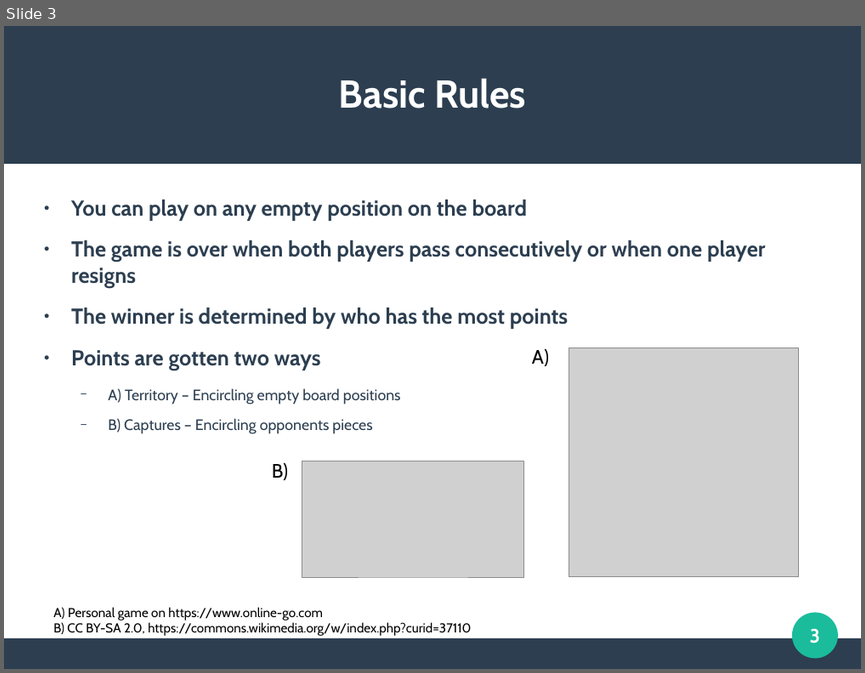
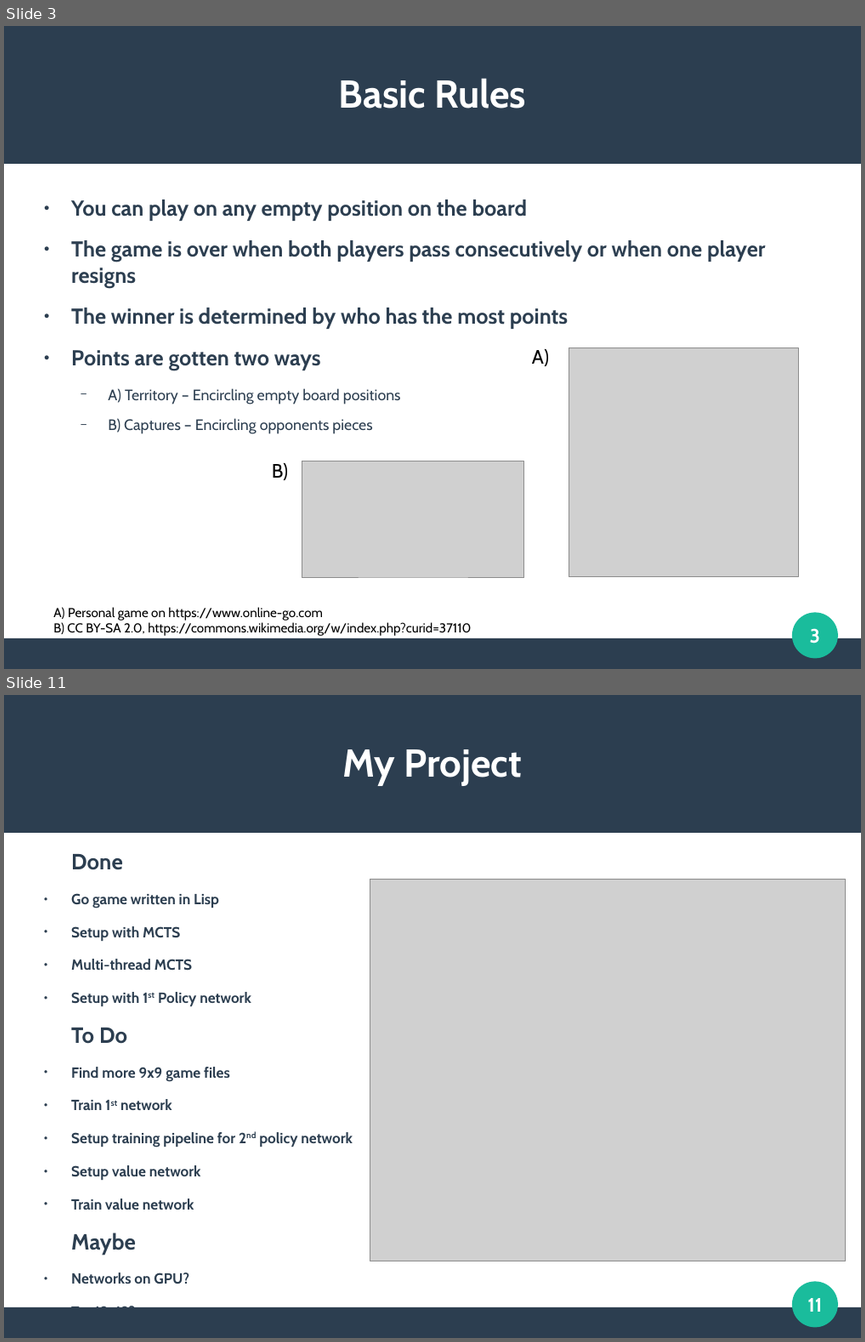
Before and after one commit to DSWallach/CommonLisp-Go, a slide deck: docs/WallachPresentation.odp. Shown one above the other, each under a label of ours: slide 3 before the commit, slides 3 and 11 after it; the slides between them are not shown. The pictures are 865x673 and 865x1342 pixels, drawn with LibreOffice and Linux fonts; fonts in the diff are those of the drawing; grey boxes stand for pictures. Boxes give left, top, right and bottom in pixels: in the first picture for what was removed or moved away, otherwise in the second. Text is boxed around its words. In the diff, an @@ line names an element or a change of style, - is before the commit and + after.

```diff
--- a/docs/WallachPresentation.odp
+++ b/docs/WallachPresentation.odp
@@ slide 11 added at (4,695,861,1338), background #FFFFFF; not listed: 3 template elements that a slide beside it also shows @@
@@ title added at (343,749,522,786), 36 pt, text #FFFFFF, bold @@
+My Project
@@ text added at (71,854,352,1283), 13.6 pt, text #2C3E50, bold @@
+Done
+● Go game written in Lisp
+● Setup with MCTS
+● Multi-thread MCTS
+● Setup with 1st Policy network
+To Do
+● Find more 9x9 game files
+● Train 1st network
+● Setup training pipeline for 2nd policy network
+● Setup value network
+● Train value network
+Maybe
+● Networks on GPU?
+● Try 19x19?
@@ picture added at (370,879,846,1261) @@
@@ page number added at (807,1298,822,1311), 18 pt, text #FFFFFF, bold @@
+11
```
Also in this commit, not shown: 2 slides changed, 6 other slides added, 4 slides removed, 10 other files.
